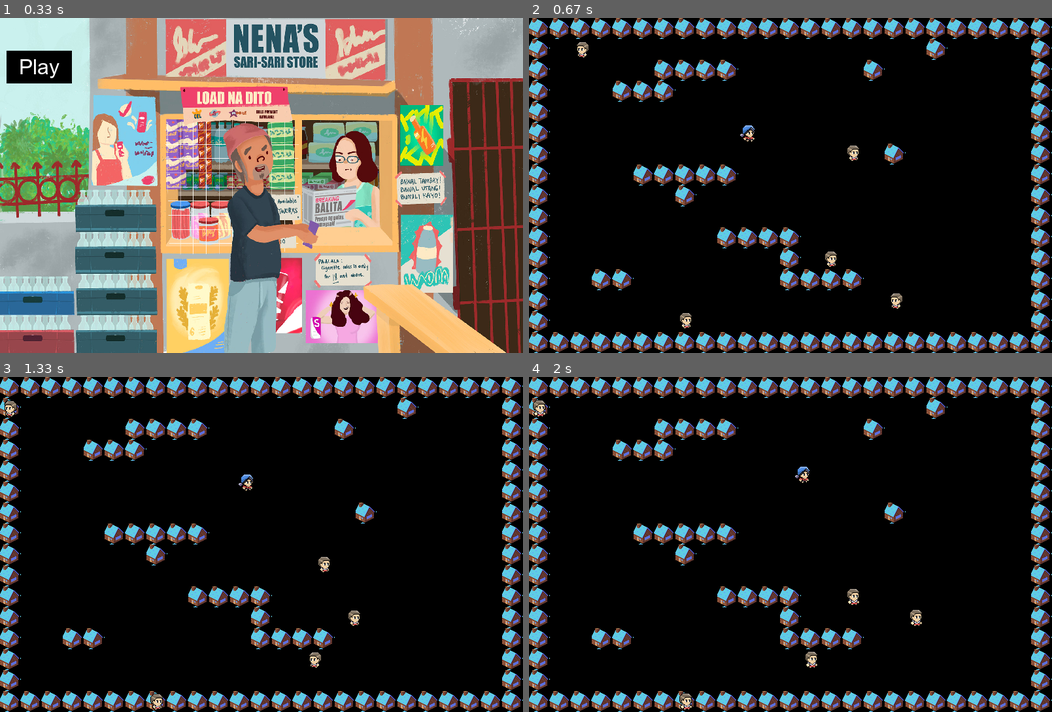
Above: before the commit, frames 1-4 (two rows, left to right).
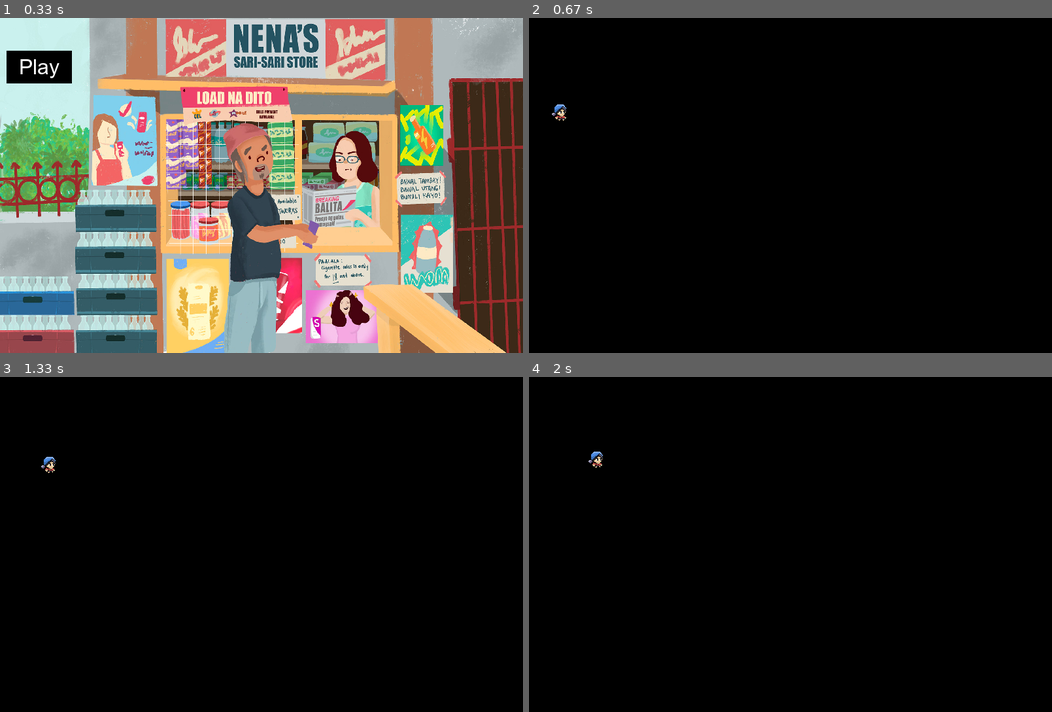
Above: after the commit, the same moments.

Repository: tylerglare/tindahan
Game: pygame game, started from pygame/main.py
The game is run twice, just before and just after one commit, with the same random seed, the same clock (stepped at 60 frames per second) and the same inputs.
Inputs (mouse positions are in pixels of both pictures, inside the frame that each line leads up to):
- Up to frame 1 (0.33 s): no input
- Up to frame 2 (0.67 s): click (570, 68) at 0.38 s
- Up to frame 3 (1.33 s): hold Right 0.67-1.13 s; move the mouse to (240, 557) at 0.7 s; hold Up from 1.17 s (still down)
- Up to frame 4 (2 s): release Up at 1.47 s; hold Right 1.5-1.97 s

Frame 1 is identical in both runs. In frame 2, 17% of the frame differs, in the area x 0-100%, y 0-100%; in frame 3, 17%; in frame 4, 17%.

Commit message:
Update config.py

Diff:
--- a/pygame/config.py
+++ b/pygame/config.py
@@ -3,20 +3,29 @@
 TILESIZE = 32
 FPS = 60
 
+# Size of the camera view based on tile size and number of tiles to show
+VISIBLE_TILES_X = 15
+VISIBLE_TILES_Y = 11
+
+CAM_WIDTH = VISIBLE_TILES_X * TILESIZE
+CAM_HEIGHT = VISIBLE_TILES_Y * TILESIZE
+
 PLAYER_LAYER = 4
-ENEMY_LAYER = 3
+NPC_LAYER = 3
 BLOCK_LAYER = 2
 GROUND_LAYER = 1
 TILESIZE = 32
 FPS = 60
 
-PLAYER_LAYER = 4
-ENEMY_LAYER = 3
-BLOCK_LAYER = 2
+PLAYER_LAYER = 5
+NPC_LAYER = 5
+ROAD_LAYER = 2
+BLOCK2_LAYER = 4
+BLOCK_LAYER = 3
 GROUND_LAYER = 1
 
-PLAYER_SPEED = 3
-ENEMY_SPEED = 2
+PLAYER_SPEED = 2
+NPC_SPEED = 1
 
 RED = (255, 0, 0)
 BLACK = (0, 0, 0)
@@ -24,20 +33,29 @@
 WHITE = (255, 255, 255)
 
 tilemap = [
-  'BBBBBBBBBBBBBBBBBBBBBBBBB',
-  'B..E...............B....B',
-  'B.....BBBB......B.......B',
-  'B...BBB.................B',
-  'B.......................B',
-  'B.........P....E........B',
-  'B................B......B',
-  'B....BBBBB..............B',
-  'B......B................B',
-  'B.......................B',
-  'B........BBBB...........B',
-  'B...........BE..........B',
-  'B..BB.......BBBB........B',
-  'B......E..........E.....B',
-  'B.......................B',
-  'BBBBBBBBBBBBBBBBBBBBBBBBB',
+  'H.G......................',
+  '.........................',
+  '....T.T.T.T.T.............',
+  '.1.......................',
+  '.P.......................',
+  '.5.2.2.2.2.2.2.2.4.......',
+  '...............N.........',
+  'H.G.H.H.G.H.G.TT.1.......',
+  '..............TT.........',
+  '.................1.......',
+  '.........................',
+  '.......3.2.2.2.2.6.......',
+  '.........................',
+   '.......1..................',
+  '.........................',
+   '.......1..................',
+  '.........................',
+   '.........................',
+  '.........................',
+  '.........................',
+  '.........................',
+  'H.G.H.G..................',
+  '.........................',
+  '.........................',
+  '.........................'
 ]
